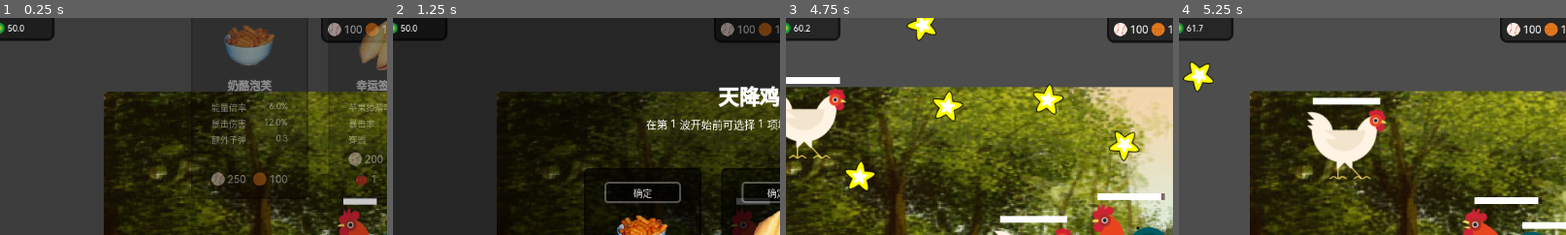
Above: before the commit, frames 1-4 (left to right).
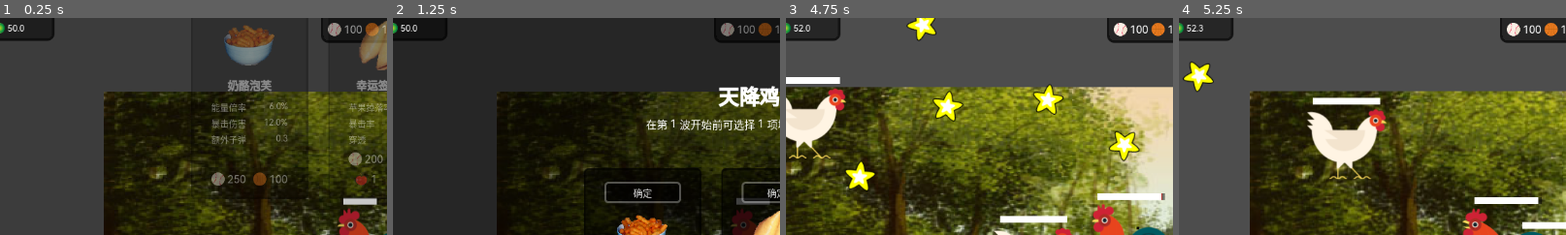
Above: after the commit, the same moments.

Repository: Rundll86/ChickenVSBear
Game: Godot game, scene res://components/Scenes/World.tscn
Two runs of this game, one before a commit and one after it. Both use one fixed random seed, a clock stepped at 60 frames per second and the inputs below. The engine's default icon, where the game draws it, is replaced by a stand-in: a white triangle on a blue panel in a dark square.
Inputs (mouse positions are % of the whole screen's width and height, from its top left):
- Up to frame 1 (0.25 s): no input
- Up to frame 2 (1.25 s): move the mouse to (72, 45) at 0.52 s; press the mouse at (72, 45) at 0.53 s; hold D (m_right) from 0.53 s (still down); right-click (72, 45) at 0.8 s
- Up to frame 3 (4.75 s): release D (m_right) at 1.25 s; release the mouse at (72, 45) at 1.25 s; click "跳过" at 1.25 s; move the mouse to (30, 55) at 2.02 s; hold S (m_down) 2.03-2.78 s; right-click (30, 55) at 2.1 s; click (30, 55) at 2.3 s; move the mouse to (60, 28) at 2.77 s; press the mouse at (60, 28) at 2.78 s; hold D (m_right) 2.78-3.53 s; right-click (60, 28) at 3.05 s; move the mouse to (45, 70) at 3.52 s; release the mouse at (45, 70) at 3.53 s; hold W (m_up) 3.53-4.28 s; tap R (heal) at 3.6 s; click (45, 70) at 3.8 s; move the mouse to (80, 65) at 4.27 s; hold A (m_left) from 4.28 s (still down); hold Right mouse button (attack2, bound only after the commit) from 4.28 s (still down); tap Space (sprint) at 4.35 s
- Up to frame 4 (5.25 s): keep holding A (m_left); move the mouse to (20, 35) at 5.02 s; release Right mouse button (attack2, bound only after the commit) at 5.03 s; right-click (20, 35) at 5.1 s
The pictures show only the part of the screen within x 1-51%, y 0-50%; the shares and areas given below are measured in that part.

Frames 1-2 are identical in both runs. In frame 3, less than 0.1% of the frame differs, in the area x 2-7%, y 3-7%; in frame 4, less than 0.1%.

Commit message:
Add laser sound effect and implement BigLaser bullet behavior
- Added laserbig.ogg sound effect import configuration.
- Created BigLaser script extending BulletBase with AI targeting and dot application functionality.

Diff:
--- a/components/Bullets/BigLaser.tscn
+++ b/components/Bullets/BigLaser.tscn
@@ -1,5 +1,42 @@
-[gd_scene load_steps=2 format=3 uid="uid://c8odsyb7xsu3i"]
+[gd_scene load_steps=7 format=3 uid="uid://e7ci24ysgbyg"]
 
 [ext_resource type="PackedScene" uid="uid://crtdkysmnkith" path="res://components/Abstracts/BulletBase.tscn" id="1_cqnkd"]
+[ext_resource type="Script" path="res://scripts/Contents/Bullets/BigLaser.gd" id="2_oqfvl"]
+[ext_resource type="Shader" path="res://shaders/Laser.gdshader" id="3_25t1x"]
 
-[node name="BulletBase" instance=ExtResource("1_cqnkd")]
+[sub_resource type="SpriteFrames" id="SpriteFrames_yip5k"]
+
+[sub_resource type="ShaderMaterial" id="ShaderMaterial_5n8cv"]
+shader = ExtResource("3_25t1x")
+shader_parameter/color = Color(0.823162, 0.116294, 1.92523e-07, 1)
+shader_parameter/laser_width = 0.01
+shader_parameter/soft_edge = 0.5
+
+[sub_resource type="CapsuleShape2D" id="CapsuleShape2D_y85id"]
+radius = 40.0
+height = 1000.0
+
+[node name="BigLaser" instance=ExtResource("1_cqnkd")]
+script = ExtResource("2_oqfvl")
+fields = {
+0: 0,
+1: 15,
+2: 1
+}
+lifeTime = 5000.0
+needEnergy = 50.0
+
+[node name="texture" parent="." index="0"]
+rotation = 1.5708
+sprite_frames = SubResource("SpriteFrames_yip5k")
+
+[node name="rect" type="ColorRect" parent="texture" index="0"]
+material = SubResource("ShaderMaterial_5n8cv")
+offset_left = -40.0
+offset_top = -1000.0
+offset_right = 40.0
+
+[node name="hitbox" parent="." index="1"]
+position = Vector2(500, 0)
+rotation = 1.5708
+shape = SubResource("CapsuleShape2D_y85id")
--- a/components/Characters/Chick.tscn
+++ b/components/Characters/Chick.tscn
@@ -35,7 +35,7 @@
 cooldownUnit = 3000.0
 displayName = "小鸡"
 drops = Array[int]([0, 1])
-dropCounts = Array[Vector2]([Vector2(10, 20), Vector2(7, 14)])
+dropCounts = Array[Vector2]([Vector2(10, 30), Vector2(15, 50)])
 appleCount = Vector2i(2, 6)
 energy = 1000.0
 
--- a/components/Characters/Rooster.tscn
+++ b/components/Characters/Rooster.tscn
@@ -9,6 +9,7 @@
 [ext_resource type="AudioStream" uid="uid://benyec5bqni0b" path="res://resources/sounds/effect/Chomp.wav" id="4_k0yme"]
 [ext_resource type="AudioStream" uid="uid://dmxh3bpk8vyy5" path="res://resources/sounds/effect/Coin.mp3" id="5_xnbhq"]
 [ext_resource type="AudioStream" uid="uid://4wuuf1osk0yv" path="res://resources/sounds/effect/Low Boing.wav" id="6_m5px1"]
+[ext_resource type="AudioStream" uid="uid://q65xjxxq1m4j" path="res://resources/sounds/effect/laserbig.ogg" id="8_pssdt"]
 
 [sub_resource type="SpriteFrames" id="SpriteFrames_4v2ol"]
 animations = [{
@@ -55,6 +56,9 @@
 [node name="attack0" parent="sounds" index="4"]
 stream = ExtResource("3_4syso")
 
+[node name="attack1" type="AudioStreamPlayer2D" parent="sounds" index="5"]
+stream = ExtResource("8_pssdt")
+
 [node name="texture" parent="." index="1"]
 position = Vector2(0, -70)
 sprite_frames = SubResource("SpriteFrames_4v2ol")
--- a/components/Feeds/Cake.tscn
+++ b/components/Feeds/Cake.tscn
@@ -6,10 +6,10 @@
 [node name="Cake" instance=ExtResource("1_f2mv8")]
 avatarTexture = ExtResource("2_ijk6h")
 displayName = "生日蛋糕"
-fields = Array[int]([4, 8])
-fieldValues = Array[float]([0.06, 0.075])
+fields = Array[int]([4, 8, 15])
+fieldValues = Array[float]([0.06, 0.075, 1.0])
 costs = Array[int]([1])
-costCounts = Array[int]([70])
+costCounts = Array[int]([125])
 
 [node name="avatar" parent="container/info" index="0"]
 texture = ExtResource("2_ijk6h")
--- a/components/Feeds/Donut.tscn
+++ b/components/Feeds/Donut.tscn
@@ -6,10 +6,10 @@
 [node name="Donut" instance=ExtResource("1_7gqm6")]
 avatarTexture = ExtResource("2_bv6j5")
 displayName = "甜甜圈"
-fields = Array[int]([9, 7])
-fieldValues = Array[float]([1.0, -3.0])
-costs = Array[int]([0])
-costCounts = Array[int]([100])
+fields = Array[int]([9, 7, 16])
+fieldValues = Array[float]([1.0, -3.0, 1.0])
+costs = Array[int]([0, 1])
+costCounts = Array[int]([300, 100])
 
 [node name="name" parent="container/info" index="1"]
 text = "[b]甜甜圈[/b]"
--- a/project.godot
+++ b/project.godot
@@ -61,6 +61,11 @@
 "events": [Object(InputEventKey,"resource_local_to_scene":false,"resource_name":"","device":-1,"window_id":0,"alt_press …(192 unchanged characters)…
 ]
 }
+attack2={
+"deadzone": 0.5,
+"events": [Object(InputEventMouseButton,"resource_local_to_scene":false,"resource_name":"","device":-1,"window_id":0,"alt_pressed":false,"shift_pressed":false,"ctrl_pressed":false,"meta_pressed":false,"button_mask":0,"position":Vector2(0, 0),"global_position":Vector2(0, 0),"factor":1.0,"button_index":2,"canceled":false,"pressed":false,"double_click":false,"script":null)
+]
+}
 
 [physics]
 
--- /dev/null
+++ b/scripts/Contents/Bullets/BigLaser.gd
@@ -0,0 +1,12 @@
+extends BulletBase
+class_name BigLaser
+
+func ai():
+	rotation = (get_global_mouse_position() - position).angle()
+	position = launcher.texture.global_position
+func applyDot():
+	hitbox.disabled = true
+	await TickTool.millseconds(50)
+	hitbox.disabled = false
+	await TickTool.millseconds(50)
+	return true
--- a/scripts/Contents/Characters/Rooster.gd
+++ b/scripts/Contents/Characters/Rooster.gd
@@ -11,7 +11,11 @@
 	if direction.length() == 0:
 		texture.play("idle")
 	if Input.is_action_pressed("attack"):
+		cooldownUnit = 200
 		tryAttack(0)
+	elif Input.is_action_pressed("attack2"):
+		cooldownUnit = 6000
+		tryAttack(1)
 	if Input.is_action_just_pressed("sprint"):
 		trySprint()
 	if Input.is_action_just_pressed("heal"):
@@ -19,8 +23,10 @@
 func attack(type):
 	if type == 0:
 		var weaponPos = findWeaponAnchor("normal")
-		# return BulletBase.generate(preload("res://components/Bullets/Pencil.tscn"), self, weaponPos, (get_global_mouse_position() - weaponPos).angle())
 		return BulletBase.generate(preload("res://components/Bullets/PurpleCrystal.tscn"), self, weaponPos, (get_global_mouse_position() - weaponPos).angle())
+	elif type == 1:
+		var weaponPos = findWeaponAnchor("normal")
+		return BulletBase.generate(preload("res://components/Bullets/BigLaser.tscn"), self, weaponPos, (get_global_mouse_position() - weaponPos).angle())
 func sprint():
 	move(Vector2(
 		Input.get_axis("m_left", "m_right"),
--- a/scripts/Statemachine/BulletBase.gd
+++ b/scripts/Statemachine/BulletBase.gd
@@ -32,6 +32,7 @@
 		await animator.animation_finished
 	if autoLoopAnimation:
 		animator.play("loop")
+	dotLoop()
 func _process(_delta: float) -> void:
 	if lifeTime > 0:
 		if Time.get_ticks_msec() - spawnInWhen >= lifeTime:
@@ -60,12 +61,17 @@
 	return fields.get(FieldStore.Bullet.PENERATE) + launcher.fields.get(FieldStore.Entity.PENERATE)
 func timeLived():
 	return Time.get_ticks_msec() - spawnInWhen
+func dotLoop():
+	if await applyDot():
+		await dotLoop()
 
 func ai():
 	pass
 func destroy():
 	queue_free()
 func spawn():
+	pass
+func applyDot():
 	pass
 
 static func generate(
--- a/scripts/Statemachine/EntityBase.gd
+++ b/scripts/Statemachine/EntityBase.gd
@@ -83,7 +83,7 @@
 		if isPlayer() or is_instance_valid(currentFocusedBoss):
 			ai()
 	move_and_slide()
-	storeEnergy(0.05)
+	storeEnergy(0.01)
 
 # 通用方法
 func displace(direction: Vector2, isSprinting: bool = false):
Not shown: 1 places in components/Characters/Rooster.tscn that only renumber resources
Not shown, added: resources/sounds/effect/laserbig.ogg.import
Not shown, added: resources/sounds/effect/laserbig.ogg
